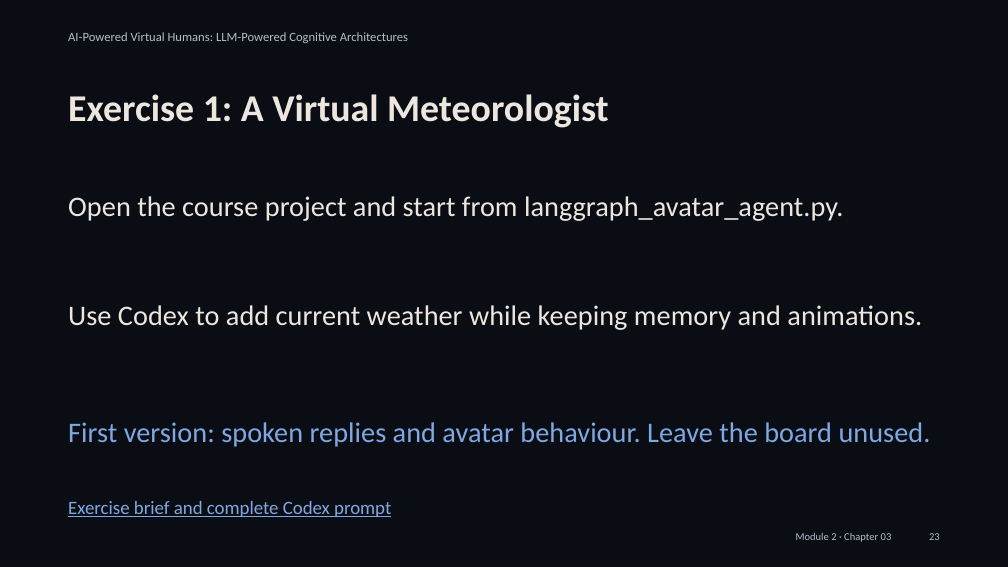
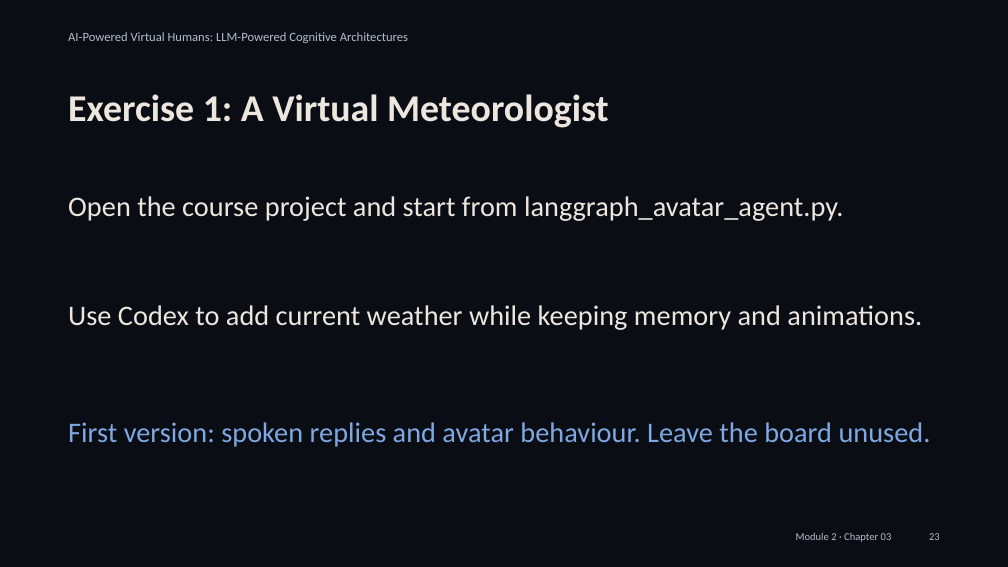
Before and after one commit to alessandropec/virtual-humans-cognitive-architectures, a slide deck: slide 23 of virtual_human_course/Module_2/Chapter_03/Slides/Module_2_Chapter_03_Integration_with_the_Virtual_Human.pptx. Drawn at 1008x567 pixels with LibreOffice and Linux fonts; fonts in the diff are those of the drawing. Boxes give left, top, right and bottom in pixels: in the first picture for what was removed or moved away, otherwise in the second. Text is boxed around its words. In the diff, an @@ line names an element or a change of style, - is before the commit and + after.

Commit message:
Keep practical exercises in notebooks and slides, remove Code Markdown files

```diff
--- a/virtual_human_course/Module_2/Chapter_03/Slides/Module_2_Chapter_03_Integration_with_the_Virtual_Human.pptx
+++ b/virtual_human_course/Module_2/Chapter_03/Slides/Module_2_Chapter_03_Integration_with_the_Virtual_Human.pptx
@@ text removed at (x1=68, y1=501, x2=391, y2=517) @@
-Exercise brief and complete Codex prompt
```
Also in this commit, not shown: 1 other slide changed, 4 other files.
